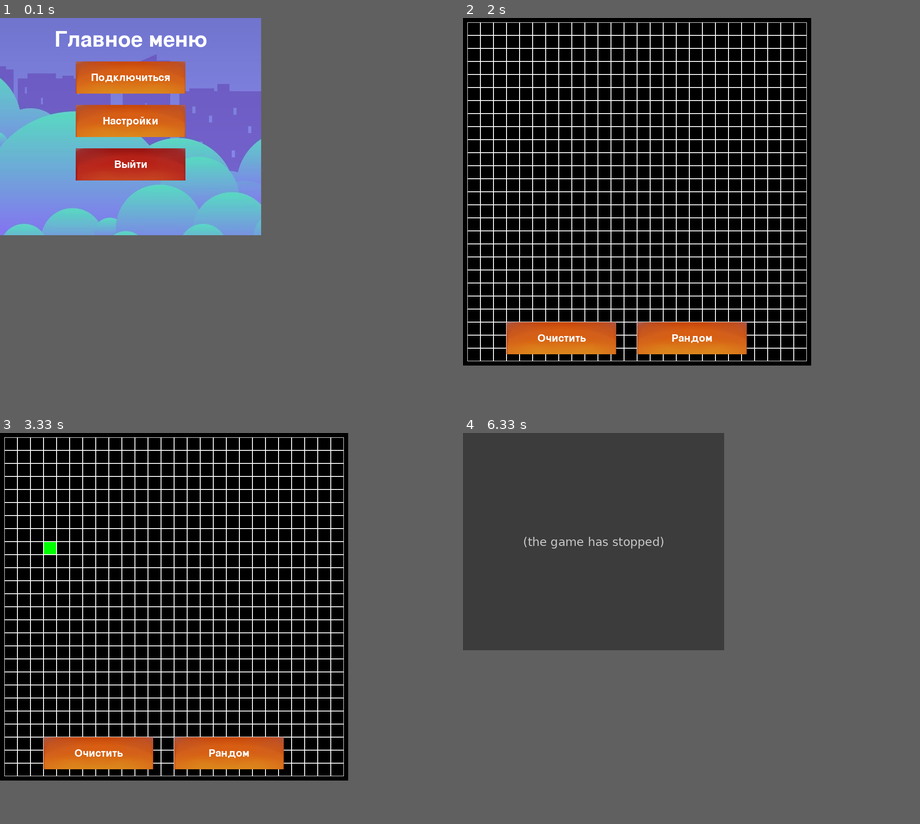
Above: before the commit, frames 1-4 (two rows, left to right).
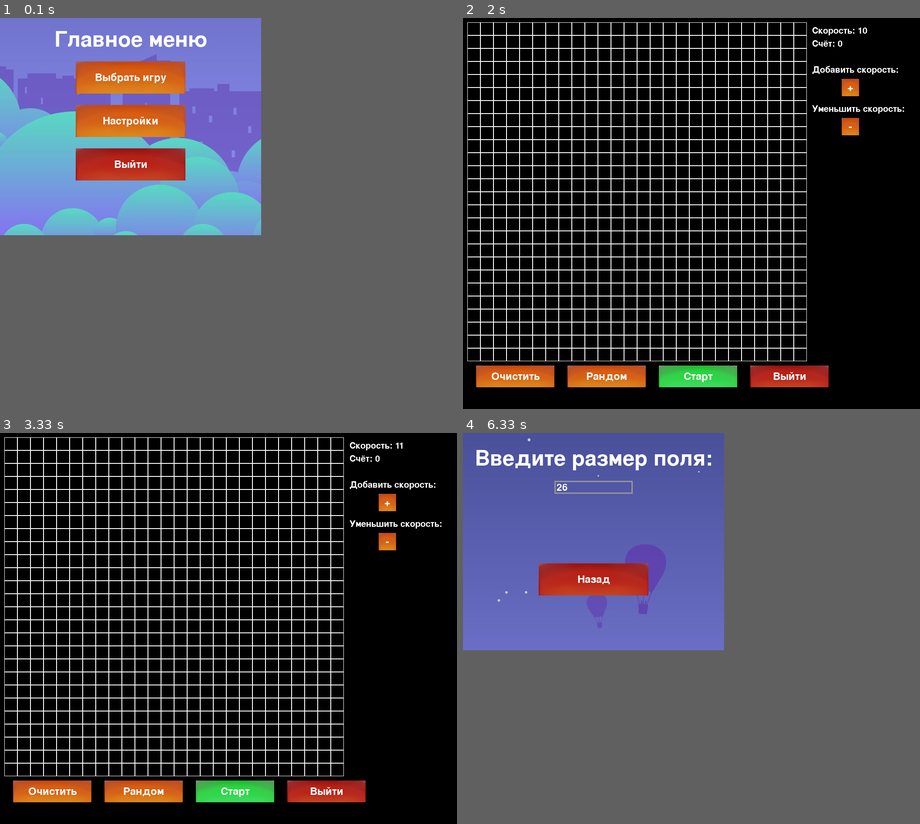
Above: after the commit, the same moments.

Repository: 12nn12/Pygame2
Game: pygame game, started from main.py
Two runs of this game, one before a commit and one after it. Both use one fixed random seed, a clock stepped at 60 frames per second and the inputs below.
Inputs (mouse positions are in pixels of both pictures, inside the frame that each line leads up to):
- Up to frame 1 (0.1 s): no input
- Up to frame 2 (2 s): click (595, 127) at 0.38 s; click (618, 174) at 0.72 s; click (595, 76) at 1.05 s, where only the run after the commit has a clickable "Выбрать игру"; click (650, 147) at 1.38 s; click "Жизнь" at 1.72 s
- Up to frame 3 (3.33 s): click (233, 792) at 2.05 s, where only the run after the commit has a clickable "Старт"; click (388, 503) at 2.38 s, where only the run after the commit has a clickable "+"; click (54, 542) at 2.72 s
- Up to frame 4 (6.33 s): tap Space at 3.5 s; click (604, 792) at 3.88 s, where only the run after the commit has a clickable "Рандом"; hold Esc 4.17-4.63 s; click (595, 491) at 4.72 s, where only the run after the commit has a clickable "Выбрать игру"; click (696, 565) at 5.05 s; click "Назад" at 5.38 s; click (568, 534) at 5.72 s; click (545, 491) at 6.05 s
In our replay, in frame 2 the window is 800x800 before the commit and 1050x900 after it. These sizes can differ from the game's own. Grey fills any space a smaller window leaves; there, only what the larger window draws over its background counts as a difference.

The runs differ from the first frame. In frame 1, 0.2% of the frame differs, in the area x 20-38%, y 14-17%; in frame 2, 8.5%; in frame 3, 8.6%; in frame 4, 32%, in the area x 0-58%, y 0-56%.
Error before the commit: NameError: name 'Input' is not defined (main.py line 255); the game stopped at 6.07 s (later frames are placeholders)

Commit message:
New board interface

Diff:
--- a/main.py
+++ b/main.py
@@ -2,6 +2,7 @@
 import pygame
 
 from components.imagebutton import ImageButton
+from components.input import Input
 from components.life import Life
 
 board_size = 26
@@ -10,28 +11,46 @@
 def start_life(choice_life):
     global board_size
     pygame.init()
-    size = (30 * board_size) + 20
-    screen = pygame.display.set_mode((size, size))
+    screen_width = 1050
+    screen_height = 900
+    size = 800
+    cell_size = (size - 10) // board_size
+    screen = pygame.display.set_mode((screen_width, screen_height))
     clock = pygame.time.Clock()
-    if choice_life == 'Жизнь':
-        pygame.display.set_caption('Игра «Жизнь»')
-    elif choice_life == 'Жизнь на торе':
-        pygame.display.set_caption('Игра «Жизнь на торе»')
-    elif choice_life == 'Лабиринт':
-        pygame.display.set_caption('Игра «Лабиринт»')
+    if choice_life:
+        pygame.display.set_caption(f'Игра «{choice_life}»')
     random_sells = False
-    board = Life(board_size, board_size, 10, 10, 30, random_sells, choice_life)
-    random_button = ImageButton(400, 700, 252, 74, 'Рандом', './data/orange_button.jpg', './data/orange_button_1.png')
-    clear_button = ImageButton(100, 700, 252, 74, 'Очистить', './data/orange_button.jpg', './data/orange_button_1.png')
+    board = Life(board_size, board_size, 10, 10, cell_size, random_sells, choice_life)
+    clear_button = ImageButton(30, 800, 180, 50, 'Очистить', './data/orange_button.jpg', './data/orange_button_1.png')
+    random_button = ImageButton(240, 800, 180, 50, 'Рандом', './data/orange_button.jpg', './data/orange_button_1.png')
+    start_button = ImageButton(450, 800, 180, 50, 'Старт', './data/green_button.png', './data/green_button1.png')
+    speed_button = ImageButton(870, 140, 40, 40, '+', './data/orange_button.jpg', './data/orange_button_1.png')
+    speed_button2 = ImageButton(870, 230, 40, 40, '-', './data/orange_button.jpg', './data/orange_button_1.png')
+    exit_button = ImageButton(660, 800, 180, 50, 'Выйти', './data/red_button.jpg', './data/red_button_1.jpg')
     time_on = False
     ticks = 0
     speed = 10
+    speed_screen = 10
+    score = 0
     button_clicked = False
     game_play = False
     running = True
     while running:
         screen.fill((0, 0, 0))
         board.render(screen)
+        font = pygame.font.Font(None, 30)
+        text_surfase = font.render(f'Скорость: {speed_screen}', True, (255, 255, 255))
+        text_rect = text_surfase.get_rect(center=(865, 30))
+        screen.blit(text_surfase, text_rect)
+        text_surfase2 = font.render(f'Счёт: {score}', True, (255, 255, 255))
+        text_rect2 = text_surfase.get_rect(center=(865, 60))
+        screen.blit(text_surfase2, text_rect2)
+        text_surfase3 = font.render(f'Добавить скорость:', True, (255, 255, 255))
+        text_rect3 = text_surfase.get_rect(center=(865, 120))
+        screen.blit(text_surfase3, text_rect3)
+        text_surfase4 = font.render(f'Уменьшить скорость:', True, (255, 255, 255))
+        text_rect4 = text_surfase.get_rect(center=(865, 210))
+        screen.blit(text_surfase4, text_rect4)
         for event in pygame.event.get():
             if event.type == pygame.QUIT:
                 running = False
@@ -39,48 +58,43 @@
                 sys.exit()
             if event.type == pygame.MOUSEBUTTONDOWN and event.button == 1:
                 board.get_click(event.pos)
-            if event.type == pygame.KEYDOWN and event.key == pygame.K_SPACE or event.type == pygame.MOUSEBUTTONDOWN and event.button == 3:
+            if (
+                    event.type == pygame.KEYDOWN and event.key == pygame.K_SPACE or
+                    event.type == pygame.MOUSEBUTTONDOWN and event.button == 3) or (
+                    event.type == pygame.USEREVENT and event.button == start_button):
                 time_on = not time_on
                 game_play = not game_play
-            if event.type == pygame.MOUSEBUTTONDOWN and event.button == 4:
+                if not random_button.active:
+                    random_button.active = True
+                    clear_button.active = True
+                else:
+                    random_button.active = False
+                    clear_button.active = False
+            if (event.type == pygame.MOUSEBUTTONDOWN and event.button == 4) or (
+                    event.type == pygame.USEREVENT and event.button == speed_button2):
                 speed += 1
-            if event.type == pygame.MOUSEBUTTONDOWN and event.button == 5:
+                speed_screen -= 1
+            if (event.type == pygame.MOUSEBUTTONDOWN and event.button == 5) or (
+                    event.type == pygame.USEREVENT and event.button == speed_button):
                 speed -= 1
+                speed_screen += 1
             if event.type == pygame.USEREVENT:
                 if event.button == random_button:
                     random_sells = True
-                    board = Life(26, 26, 10, 10, 30, random_sells, choice_life)
+                    board = Life(board_size, board_size, 10, 10, cell_size, random_sells, choice_life)
                     button_clicked = not button_clicked
-                    random_button.visible = True
                     random_button.active = True
                 if event.button == clear_button:
                     random_sells = False
-                    board = Life(26, 26, 10, 10, 30, random_sells, choice_life)
+                    board = Life(board_size, board_size, 10, 10, cell_size, random_sells, choice_life)
                     button_clicked = not button_clicked
-                    clear_button.visible = True
                     clear_button.active = True
-            if event.type == pygame.KEYDOWN:
-                if event.key == pygame.K_v or event.key == pygame.K_SPACE:
-                    if not random_button.visible:
-                        random_button.visible = True
-                        random_button.active = True
-                        clear_button.visible = True
-                        clear_button.active = True
-                    else:
-                        random_button.visible = False
-                        random_button.active = False
-                        clear_button.visible = False
-                        clear_button.active = False
-                if game_play:
-                    random_button.visible = False
-                    random_button.active = False
-                    clear_button.visible = False
-                    clear_button.active = False
-            if event.type == pygame.KEYDOWN and event.key == pygame.K_ESCAPE:
+            if (event.type == pygame.KEYDOWN and event.key == pygame.K_ESCAPE) or (
+                    event.type == pygame.USEREVENT and event.button == exit_button):
                 main_menu()
-            for btn in [random_button, clear_button]:
-                btn.handle_event(event)
-        for btn in [random_button, clear_button]:
+            for btn in [random_button, clear_button, start_button, speed_button, speed_button2, exit_button]:
+                btn.handle_event(event)
+        for btn in [random_button, clear_button, start_button, speed_button, speed_button2, exit_button]:
             btn.check_hover(pygame.mouse.get_pos())
             btn.draw(screen)
         if ticks >= speed:
@@ -101,7 +115,7 @@
     screen = pygame.display.set_mode((width, height))
     pygame.display.set_caption('Главное меню')
     main_background = pygame.image.load('./data/fon.jpg')
-    connect_button = ImageButton(width / 2 - (252 / 2), 100, 252, 74, 'Подключиться', './data/orange_button.jpg',
+    connect_button = ImageButton(width / 2 - (252 / 2), 100, 252, 74, 'Выбрать игру', './data/orange_button.jpg',
                                  './data/orange_button_1.png')
     settings_button = ImageButton(width / 2 - (252 / 2), 200, 252, 74, 'Настройки', './data/orange_button.jpg',
                                   './data/orange_button_1.png')
Binary file added: data/gray_button.png
Binary file added: data/gray_button1.png
Binary file added: data/green_button.png
Binary file added: data/green_button1.png
